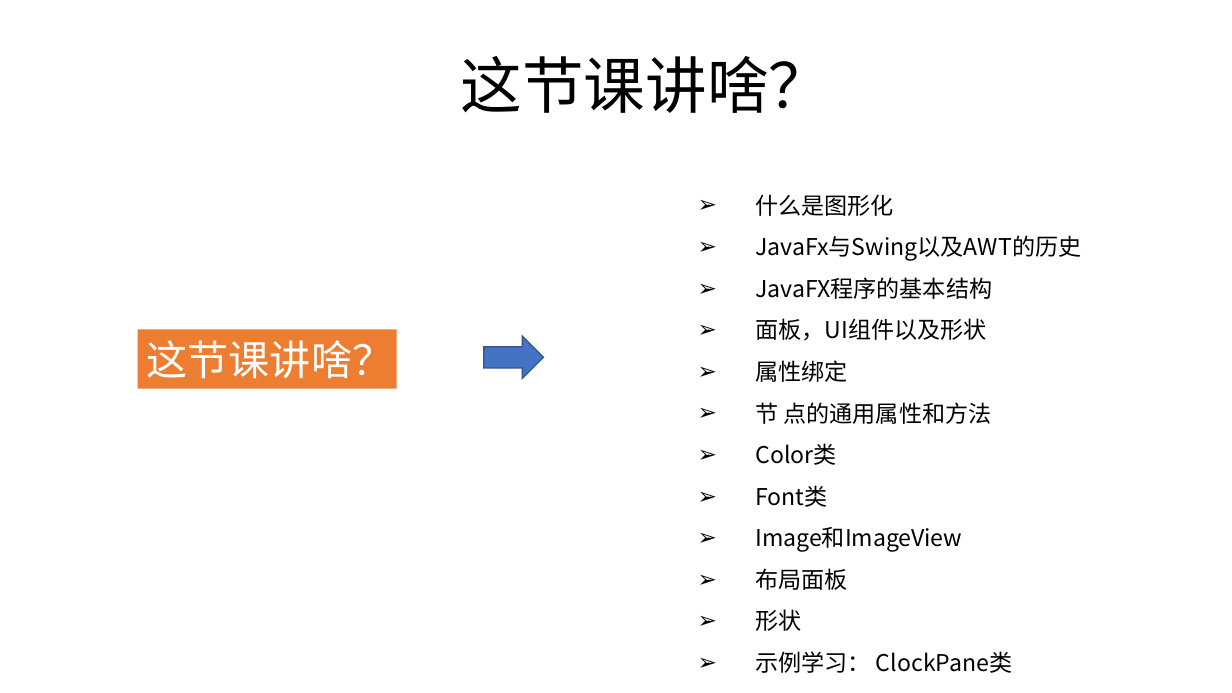
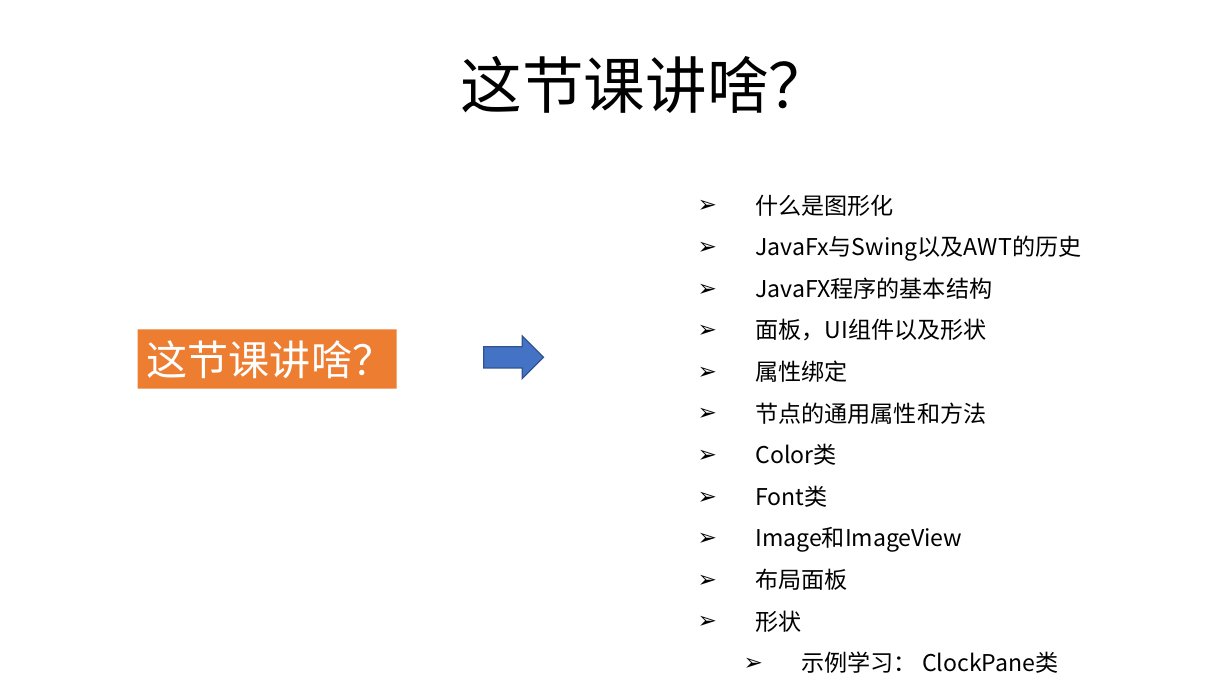
Before and after one commit to zjyesir/hmc_java_1, a slide deck: slide 2 of ppt/19. 图形化编程.pptx. Drawn at 1232x693 pixels with LibreOffice and Linux fonts; fonts in the diff are those of the drawing; background and template pictures are left out. Boxes give left, top, right and bottom in pixels: in the first picture for what was removed or moved away, otherwise in the second. Text is boxed around its words. In the diff, an @@ line names an element or a change of style, - is before the commit and + after.

```diff
--- a/ppt/19. 图形化编程.pptx
+++ b/ppt/19. 图形化编程.pptx
@@ text at box(755, 402, 986, 424): spaces changed @@
-➢ 节 点的通用属性和方法
+➢ 节点的通用属性和方法
@@ text at box(802, 651, 1058, 673): list level 1 to 2 in "示例学习： ClockPane类" @@
```
Also in this commit, not shown: 6 other slides changed, 17 slides added, 4 slides removed, 2 other files.
